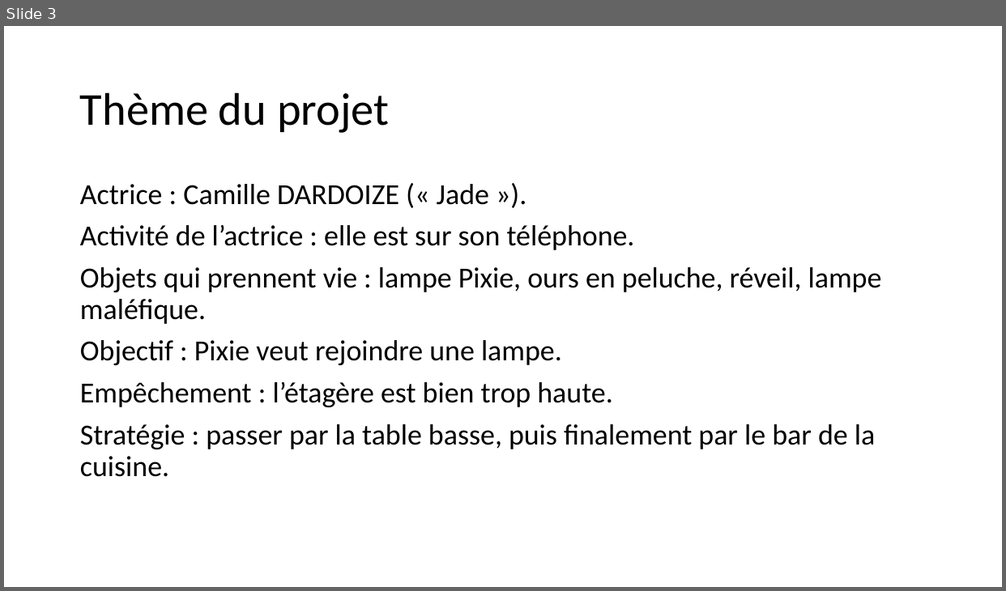
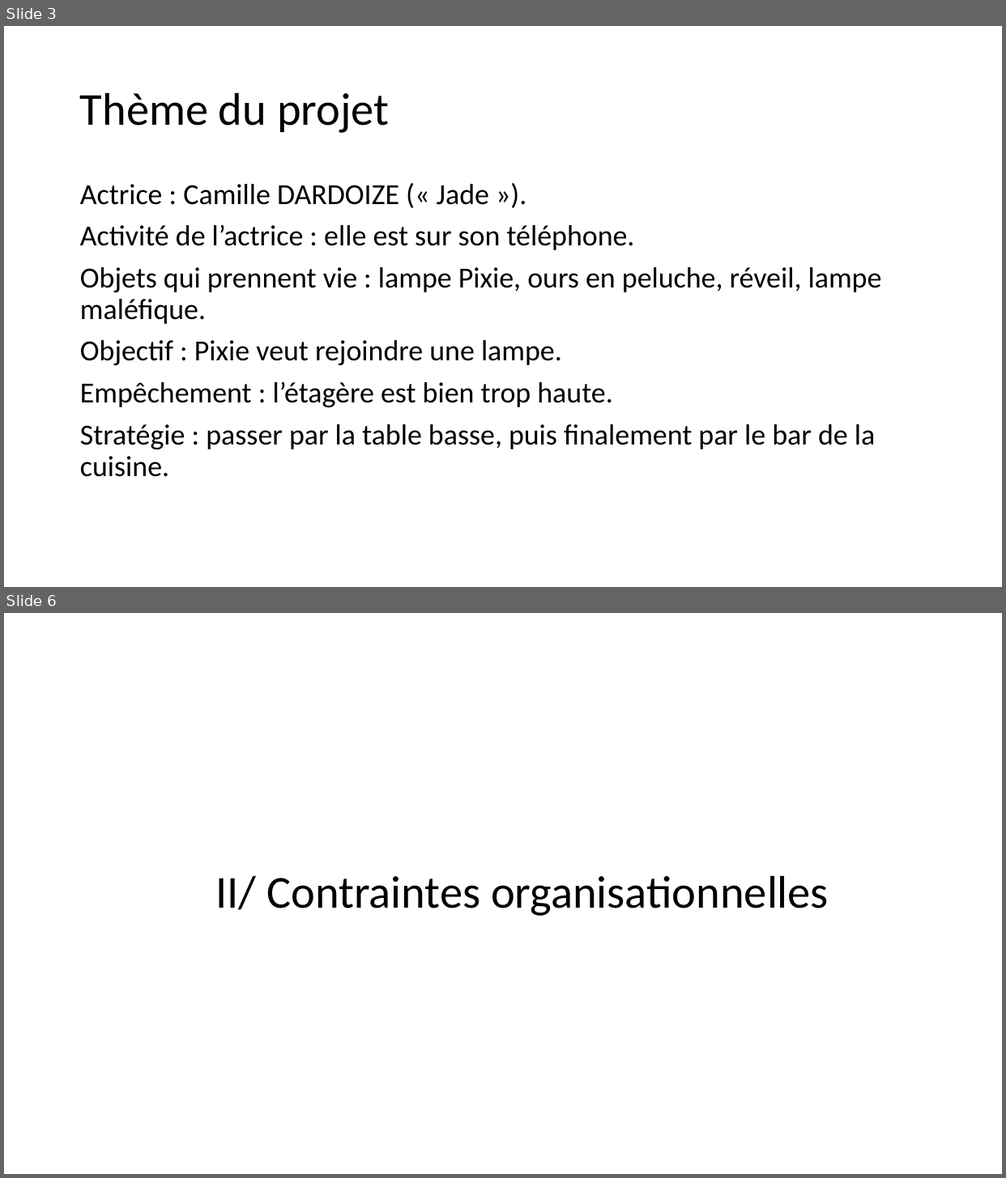
Before and after one commit to FC-Dijkstra/Minifilm_ImgWeb, a slide deck: Projet L3 Informatique_powerpointPrésentation (paslefinaljustecontenu).pptx. Shown one above the other, each under a label of ours: slide 3 before the commit, slides 3 and 6 after it; the slides between them are not shown. The pictures are 1006x591 and 1006x1178 pixels, drawn with LibreOffice and Linux fonts; fonts in the diff are those of the drawing. Boxes give left, top, right and bottom in pixels: in the first picture for what was removed or moved away, otherwise in the second. Text is boxed around its words. In the diff, an @@ line names an element or a change of style, - is before the commit and + after.

```diff
--- a/Projet L3 Informatique_powerpointPrésentation (paslefinaljustecontenu).pptx
+++ b/Projet L3 Informatique_powerpointPrésentation (paslefinaljustecontenu).pptx
@@ slide 6 added at [4, 613, 1002, 1174], background #FFFFFF @@
@@ title added at [215, 875, 829, 916], 44 pt, text #000000 @@
+II/ Contraintes organisationnelles
```
Also in this commit, not shown: 5 slides changed, 9 other slides added, 3 slides removed.
